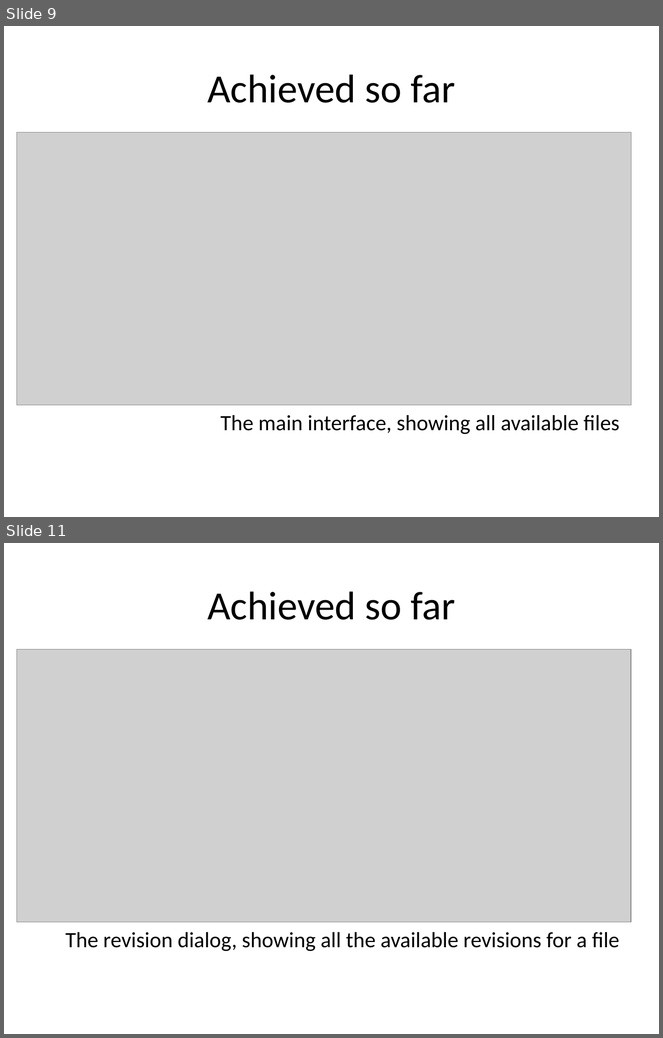
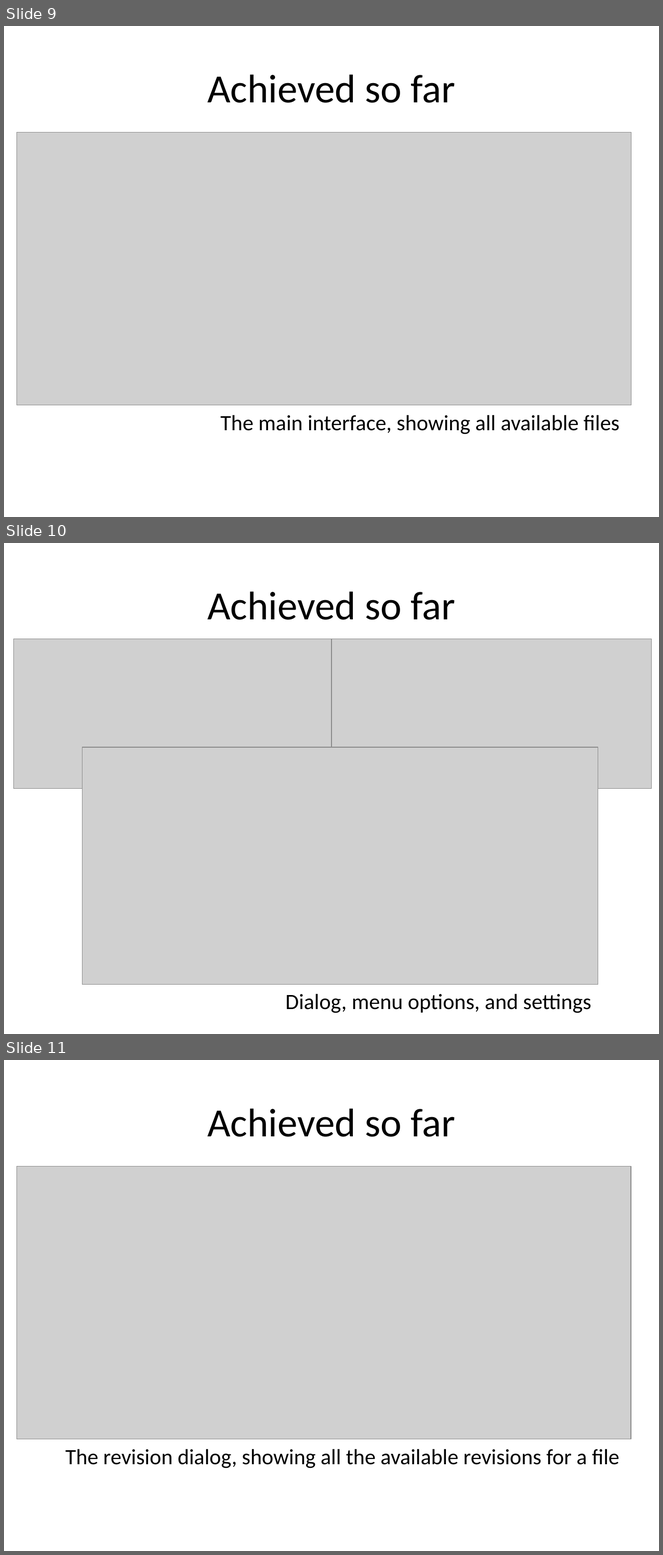
Before and after one commit to KatrinaHoffert/fbms, a slide deck: doc/milestone_6/final_presentation.pptx. Shown one above the other, each under a label of ours: slides 9 and 11 before the commit, slides 9, 10 and 11 after it; the slides between them are not shown. The pictures are 663x1038 and 663x1555 pixels, drawn with LibreOffice and Linux fonts; fonts in the diff are those of the drawing; grey boxes stand for pictures; background and template pictures are left out. Boxes give left, top, right and bottom in pixels: in the first picture for what was removed or moved away, otherwise in the second. Text is boxed around its words. In the diff, an @@ line names an element or a change of style, - is before the commit and + after.

```diff
--- a/doc/milestone_6/final_presentation.pptx
+++ b/doc/milestone_6/final_presentation.pptx
@@ slide 10 added at box(4, 543, 659, 1034), background picture (left out) @@
@@ text added at box(207, 591, 455, 620), 44 pt, text #000000 @@
+Achieved so far
@@ picture added at box(14, 639, 332, 788) @@
@@ picture added at box(332, 639, 651, 788) @@
@@ picture added at box(82, 747, 598, 984) @@
@@ text added at box(285, 994, 592, 1014), 24 pt, text #000000 @@
+Dialog, menu options, and settings
```
Also in this commit, not shown: 1 slide removed.
